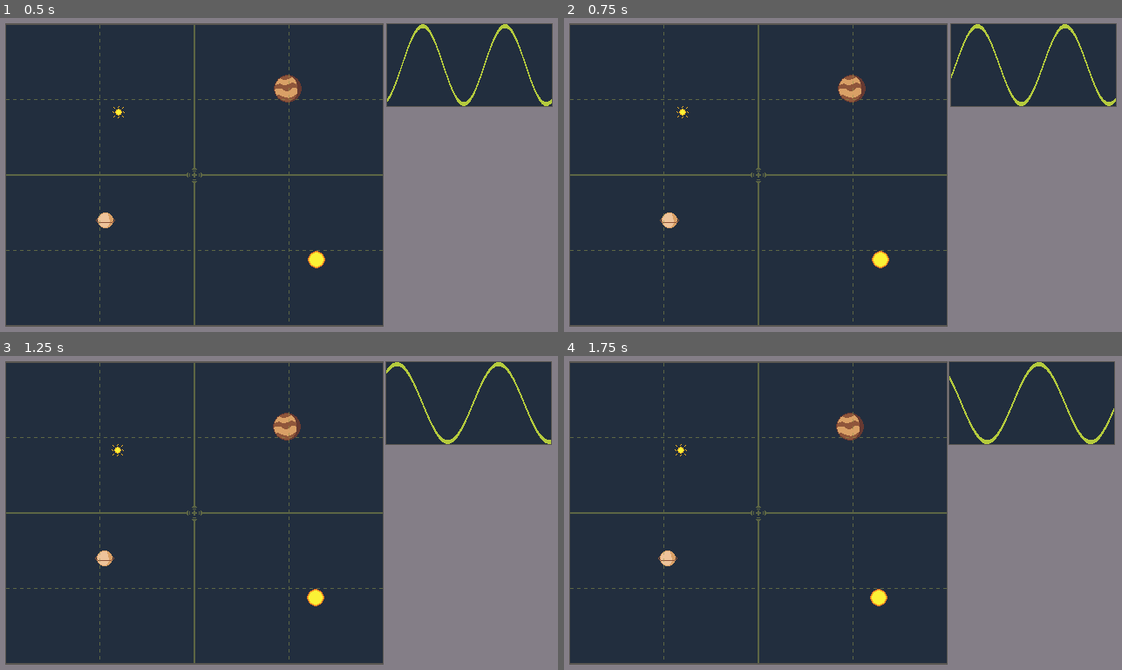
Above: before the commit, frames 1-4 (two rows, left to right).
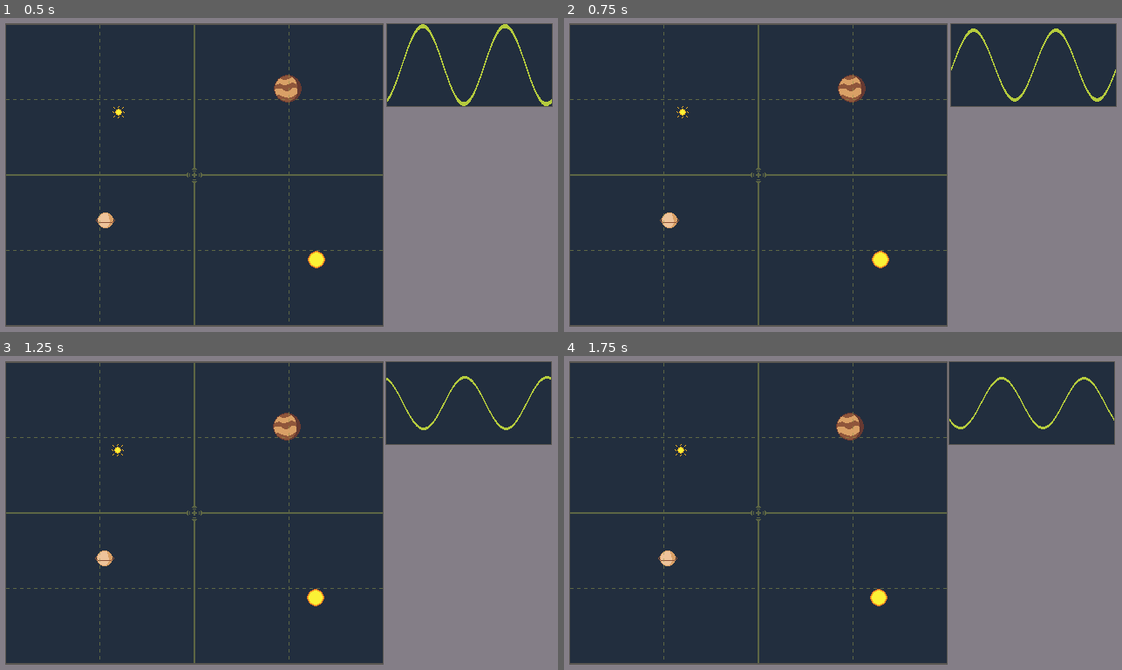
Above: after the commit, the same moments.

Repository: TomCanTech/Waves
Game: Godot game, scene res://main.tscn
Two runs of this game, one before a commit and one after it. Both use one fixed random seed, a clock stepped at 60 frames per second and the inputs below.
Inputs:
- Up to frame 1 (0.5 s): no input
- Up to frame 2 (0.75 s): hold Right (ui_right) from 0.53 s (still down); hold Q from 0.53 s (still down)
- Up to frame 3 (1.25 s): keep holding Right (ui_right); keep holding Q; tap E at 0.8 s
- Up to frame 4 (1.75 s): release Right (ui_right) at 1.28 s; release Q at 1.28 s; hold Down (ui_down) from 1.28 s (still down); tap E at 1.35 s; tap Q at 1.55 s

Frame 1 is identical in both runs. In frame 2, 0.7% of the frame differs, in the area x 69-99%, y 1-29%; in frame 3, 0.6%; in frame 4, 0.6%.

Commit message:
Added amplitude shift to wave

Diff:
--- a/assets/UI/Signal/Wave.tscn
+++ b/assets/UI/Signal/Wave.tscn
@@ -22,9 +22,9 @@
 anchor_top = 0.5
 anchor_right = 0.5
 anchor_bottom = 0.5
-offset_left = -94.5
+offset_left = -94.0
 offset_top = -47.0
-offset_right = 94.5
+offset_right = 95.0
 offset_bottom = 47.0
 grow_horizontal = 2
 grow_vertical = 2
--- a/assets/UI/Signal/wave.gd
+++ b/assets/UI/Signal/wave.gd
@@ -1,23 +1,30 @@
 extends Node2D
 
 const FREQ_INCREMENT: float = 0.6
-@onready var sine_wave_mat = $ColorRect.material
+@onready var rect_mat: ShaderMaterial = $ColorRect.material
+@onready var rect_init_size: Vector2 = $ColorRect.size
+@onready var size: Vector2 = $ColorRect.size
 
-var freq: float
-var time_scale: float
-var size: float
+@onready var freq: float = rect_mat.get_shader_parameter('freq')
+@onready var time_scale: float = rect_mat.get_shader_parameter('time_scale')
+@onready var thickness: float = rect_mat.get_shader_parameter('size')
 
-# Called when the node enters the scene tree for the first time.
-func _ready() -> void:
-	freq = sine_wave_mat.get_shader_parameter('freq')
-	time_scale = sine_wave_mat.get_shader_parameter('time_scale')
-	size = sine_wave_mat.get_shader_parameter('size')
-
-# Called every frame. 'delta' is the elapsed time since the previous frame.
 func _process(delta: float) -> void:
 	if Input.is_key_pressed(KEY_Q):
-		sine_wave_mat.set_shader_parameter('freq', freq - delta * FREQ_INCREMENT)
-		freq = sine_wave_mat.get_shader_parameter('freq')
+		change_amp(-50.0 * delta);
 	if Input.is_key_pressed(KEY_E):
-		sine_wave_mat.set_shader_parameter('freq', freq + delta * FREQ_INCREMENT)
-		freq = sine_wave_mat.get_shader_parameter('freq')
+		change_amp(50.0 * delta)
+
+func change_freq(freq_diff: float):
+	var freq_change: float = freq_diff + freq
+	clamp(freq_change, 1.0, 12.0)
+	rect_mat.set_shader_parameter('freq', freq + freq_diff)
+	freq = rect_mat.get_shader_parameter('freq')
+
+func change_amp(amp_diff: float):
+	var size_change: float = amp_diff + size.y
+	size_change = clampf(size_change, 0.00001, rect_init_size.y)
+	$ColorRect.set_size(Vector2(size.x, size_change))
+
+	$ColorRect.position.y = ($ColorRect.position.y * $ColorRect.get_size().y) / size.y
+	size = $ColorRect.get_size()
--- a/project.godot
+++ b/project.godot
@@ -24,7 +24,6 @@
 
 [editor]
 
-version_control/plugin_name="GitPlugin"
 version_control/autoload_on_startup=true
 
 [rendering]
